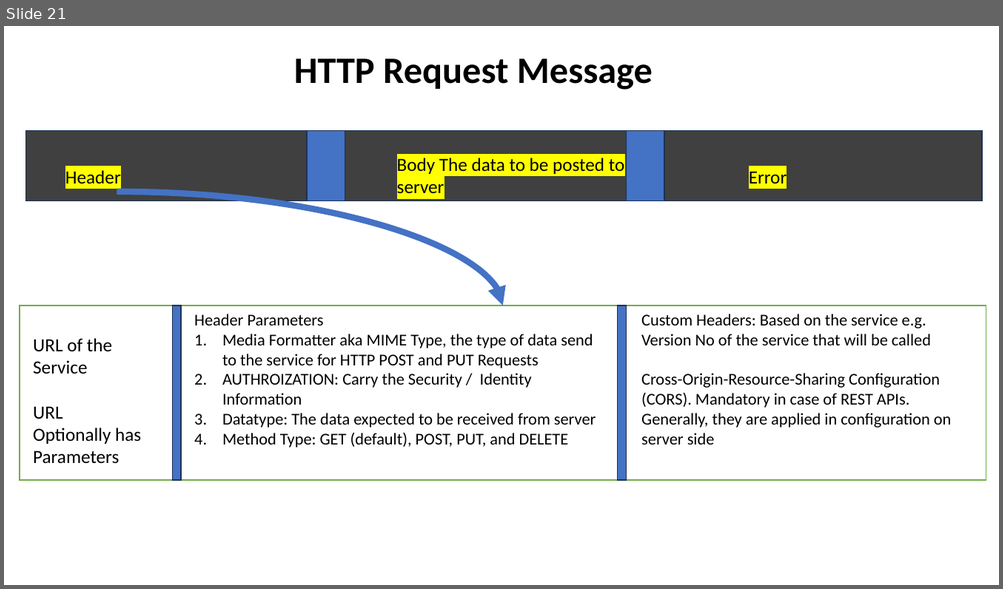
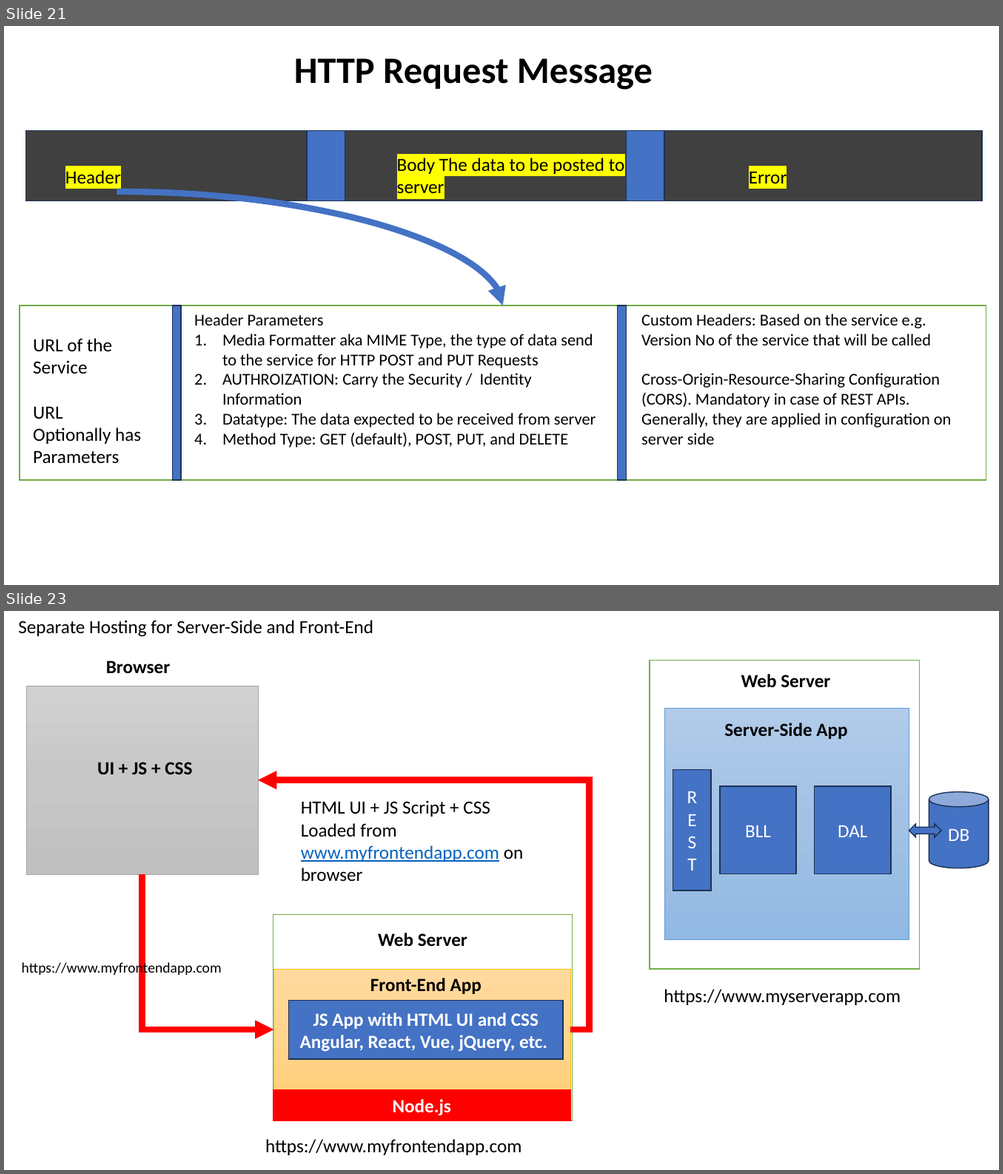
Before and after one commit to maheshsabnis/ugam, a slide deck: Training_Presentetions.pptx. Shown one above the other, each under a label of ours: slide 21 before the commit, slides 21 and 23 after it; the slides between them are not shown. The pictures are 1003x589 and 1003x1174 pixels, drawn with LibreOffice and Linux fonts; fonts in the diff are those of the drawing. Boxes give left, top, right and bottom in pixels: in the first picture for what was removed or moved away, otherwise in the second. Text is boxed around its words. In the diff, an @@ line names an element or a change of style, - is before the commit and + after.

```diff
--- a/Training_Presentetions.pptx
+++ b/Training_Presentetions.pptx
@@ slide 23 added at (4, 611, 999, 1170), background #FFFFFF @@
@@ text added at (18, 620, 373, 637), 18 pt, text #000000 @@
+Separate Hosting for Server-Side and Front-End
@@ text added at (106, 661, 170, 674), 18 pt, text #000000, bold @@
+Browser
@@ rectangle added at (649, 661, 919, 969), fill #FFFFFF, outline #70AD47 1 pt @@
@@ text added at (741, 674, 830, 688), 18 pt, text #000000, bold @@
+Web Server
@@ rectangle added at (26, 686, 258, 874), fill gradient #D2D2D2 to #C8C8C8 to #C0C0C0, outline #A5A5A5 0.5 pt @@
@@ rectangle added at (664, 708, 909, 940), fill gradient #B1CBE9 to #A3C1E5 to #93B9E4, outline #5B9BD5 0.5 pt @@
@@ text added at (724, 723, 847, 739), 18 pt, text #000000, bold @@
+Server-Side App
@@ text added at (97, 762, 192, 775), 18 pt, text #000000, bold @@
+UI + JS + CSS
@@ elbow arrow added from (570, 1031) to (258, 780), #FF0000 6 pt @@
@@ rectangle added at (673, 770, 711, 891), fill #4472C4, outline #1E3256 1 pt, 18 pt, text #FFFFFF @@
+R
+E
+S
+T
@@ rectangle added at (720, 786, 796, 874), fill #4472C4, outline #1E3256 1 pt, 18 pt, text #FFFFFF @@
+BLL
@@ rectangle added at (814, 786, 891, 874), fill #4472C4, outline #1E3256 1 pt, 18 pt, text #FFFFFF @@
+DAL
@@ text added at (301, 800, 523, 881), 18 pt, text #000000 @@
+HTML UI + JS Script + CSS
+Loaded from www.myfrontendapp.com on browser
@@ cylinder added at (929, 792, 989, 869), fill #4472C4, outline #1E3256 1 pt, 18 pt, text #FFFFFF @@
+DB
@@ left right arrow added at (909, 823, 941, 837), fill #4472C4, outline #1E3256 1 pt @@
@@ elbow arrow added from (142, 875) to (274, 1031), #FF0000 6 pt @@
@@ rectangle added at (273, 914, 572, 1122), fill #FFFFFF, outline #70AD47 1 pt @@
@@ text added at (378, 933, 467, 947), 18 pt, text #000000, bold @@
+Web Server
@@ text added at (22, 960, 222, 977), 14 pt, text #000000 @@
+https://www.myfrontendapp.com
@@ rectangle added at (274, 969, 571, 1091), fill gradient #FFDB9E to #FFD590 to #FFD07C, outline #FFC000 0.5 pt @@
@@ text added at (370, 978, 481, 994), 18 pt, text #000000, bold @@
+Front-End App
@@ rectangle added at (289, 1000, 563, 1059), fill #4472C4, outline #1E3256 1 pt, 18 pt, text #FFFFFF, bold @@
+JS App with HTML UI and CSS
+Angular, React, Vue, jQuery, etc.
@@ text added at (663, 989, 900, 1005), 18 pt, text #000000 @@
+https://www.myserverapp.com
@@ rectangle added at (273, 1091, 570, 1122), fill #FF0000, outline #FF0000 1 pt, 18 pt, text #FFFFFF, bold @@
+Node.js
@@ text added at (265, 1139, 521, 1156), 18 pt, text #000000 @@
+https://www.myfrontendapp.com
```
Also in this commit, not shown: 1 other slide added, 3 other files.
